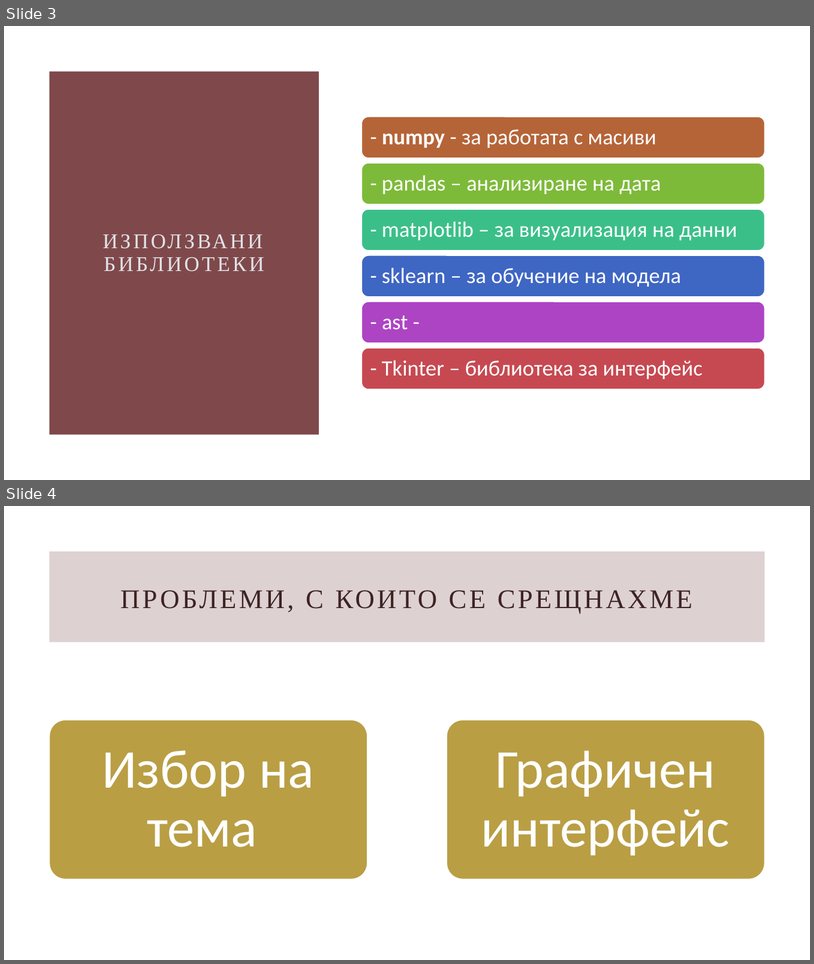
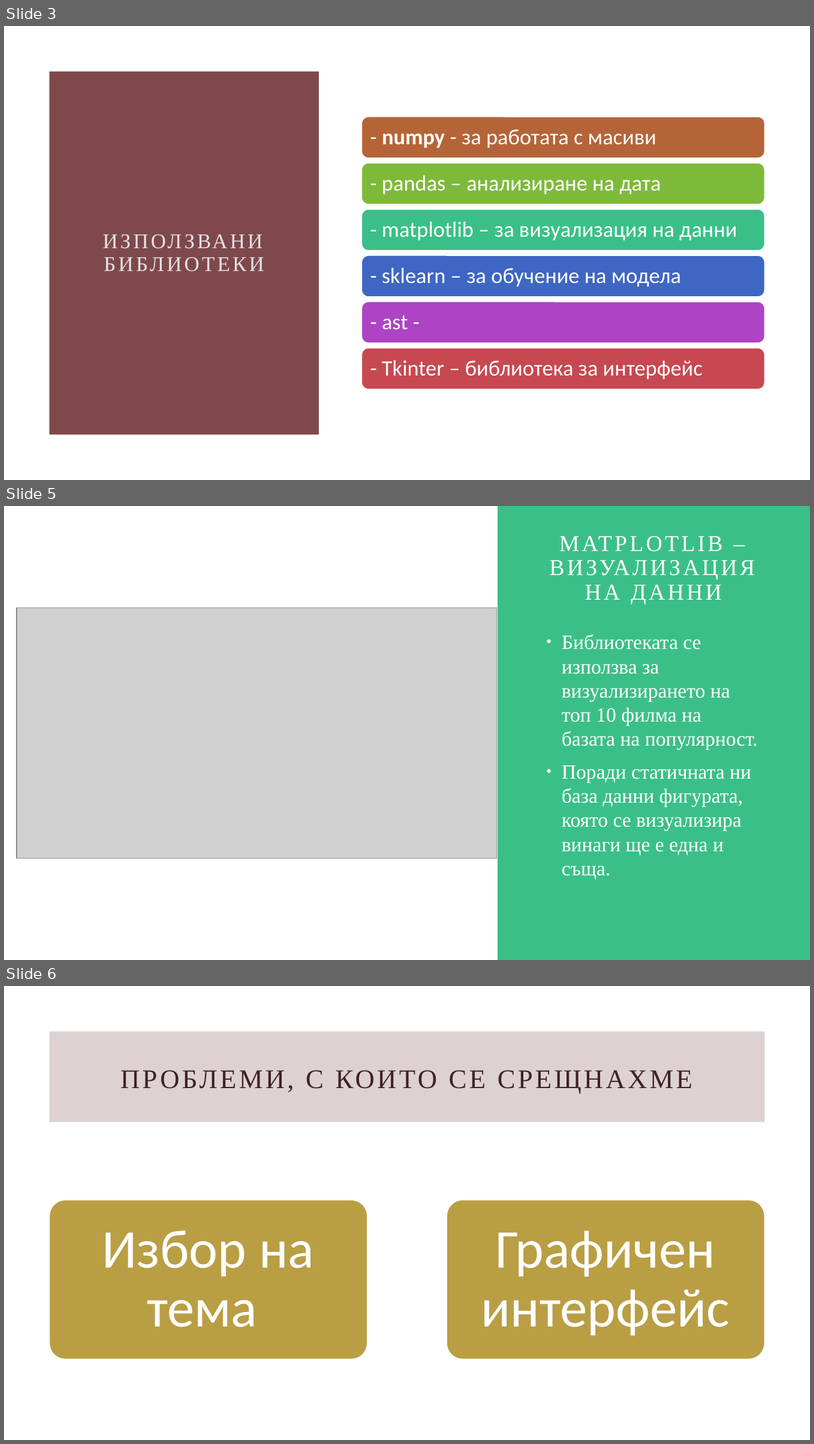
Before and after one commit to StanimirRaykov/MovieRecommendation, a slide deck: Презентация AI(недовършена).pptx. Shown one above the other, each under a label of ours: slides 3 and 4 before the commit, slides 3, 5 and 6 after it; the slides between them are not shown. The pictures are 814x964 and 814x1444 pixels, drawn with LibreOffice and Linux fonts; fonts in the diff are those of the drawing; grey boxes stand for pictures. Boxes give left, top, right and bottom in pixels: in the first picture for what was removed or moved away, otherwise in the second. Text is boxed around its words. In the diff, an @@ line names an element or a change of style, - is before the commit and + after.

```diff
--- a/Презентация AI(недовършена).pptx
+++ b/Презентация AI(недовършена).pptx
@@ slide 5 added at (4, 506, 810, 960), background #FFFFFF @@
@@ rectangle added at (498, 506, 810, 960), fill #7F494B at 25% opacity @@
@@ rectangle added at (498, 506, 810, 960), fill #3BBF89 @@
@@ title added at (585, 585, 722, 604), 27 pt, text #FFFFFF @@
+MATPLOTLIB – ВИЗУАЛИЗАЦИЯ НА ДАННИ
@@ picture added at (17, 607, 497, 858) @@
@@ text added at (562, 634, 758, 879), 24 pt, text #FFFFFF @@
+• Библиотеката се използва за визуализирането на топ 10 филма на базата на популярност.
+• Поради статичната ни база данни фигурата, която се визуализира винаги ще е една и съща.
@@ what was slide 4 is now slide 6 @@
```
Also in this commit, not shown: 1 slide changed, 1 other slide added.
